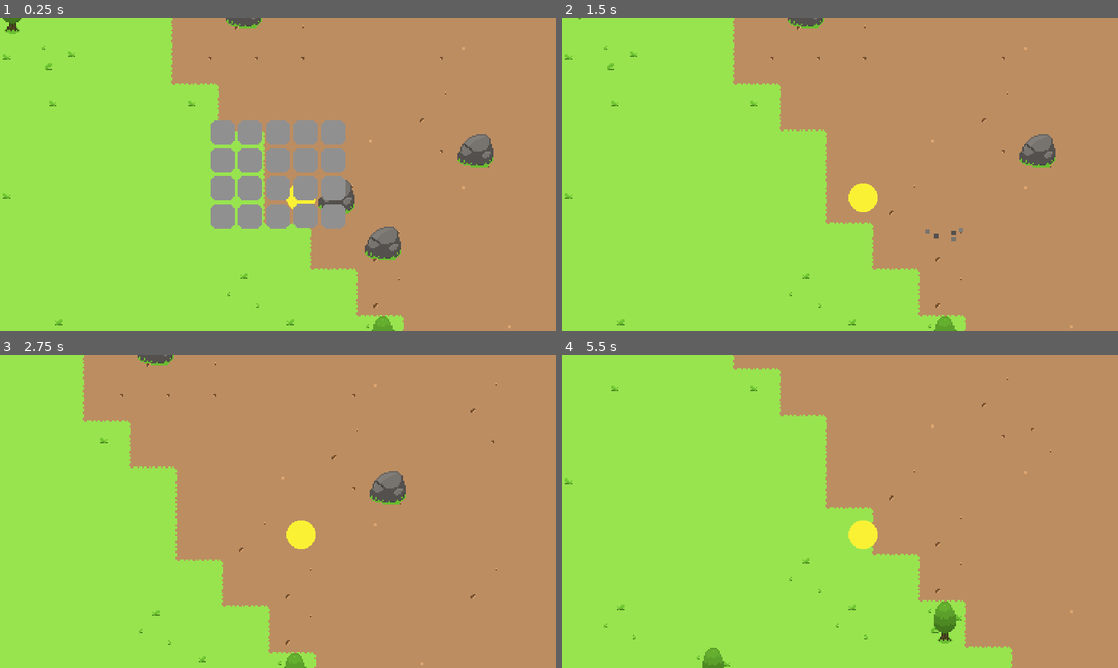
Above: before the commit, frames 1-4 (two rows, left to right).
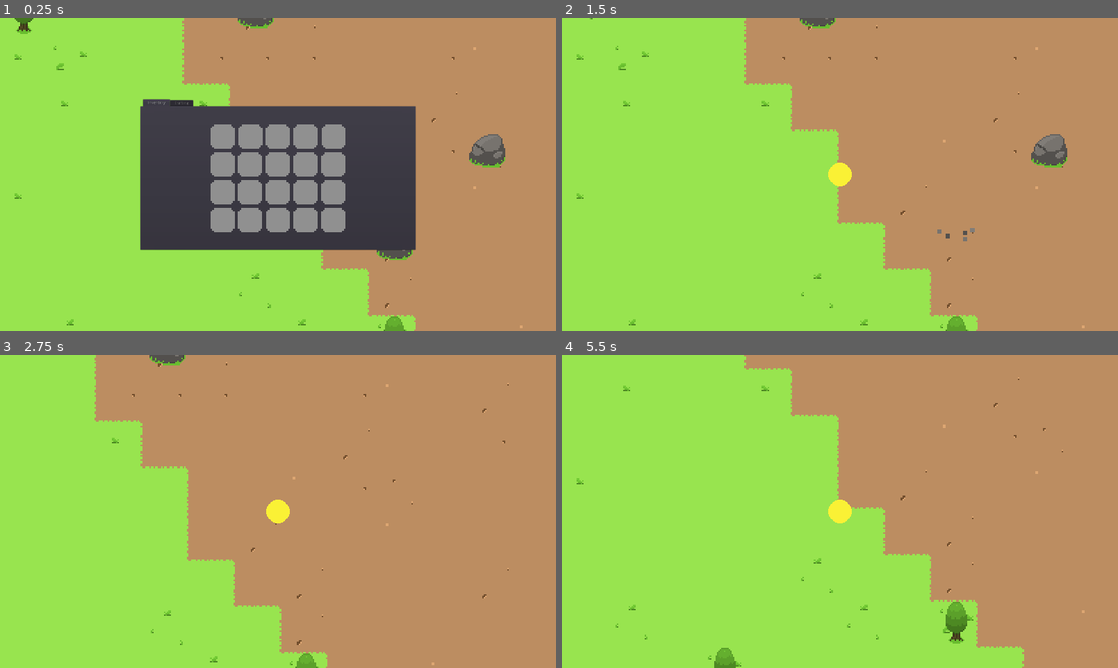
Above: after the commit, the same moments.

Repository: SkyMudder/Game
Game: Godot game, scene res://Main.tscn
Same seed, same stepped clock (60 frames per second), same inputs: the game is played once before the commit and once after it.
Inputs (mouse positions are in pixels of both pictures, inside the frame that each line leads up to):
- Up to frame 1 (0.25 s): no input
- Up to frame 2 (1.5 s): tap Enter at 0.5 s; drag from (895, 196) to (567, 24) at 0.52 s; tap Space at 1.25 s; drag from (945, 243) to (573, 27) at 1.27 s
- Up to frame 3 (2.75 s): tap Enter at 2 s; move the mouse to (472, 489) at 2.02 s; hold Right (ui_right) from 2.03 s (still down); hold Ctrl (ctrl) from 2.03 s (still down); click (472, 489) at 2.3 s
- Up to frame 4 (5.5 s): release Right (ui_right) at 2.75 s; release Ctrl (ctrl) at 2.75 s; drag from (812, 574) to (945, 489) at 2.77 s; tap Space at 3.5 s; move the mouse to (1006, 558) at 3.52 s; hold Left (ui_left) 3.53-4.25 s; hold Ctrl (ctrl) 3.53-4.25 s; click (1006, 558) at 3.8 s; drag from (673, 464) to (1012, 564) at 4.27 s; tap Enter at 5 s; move the mouse to (867, 511) at 5.02 s; hold Down (ui_down) from 5.03 s (still down); hold Ctrl (ctrl) from 5.03 s (still down); click (867, 511) at 5.3 s

The runs differ from the first frame. In frame 1, 21% of the frame differs, in the area x 0-94%, y 0-100%; in frame 2, 4.3%; in frame 3, 4.1%; in frame 4, 3.9%.

Commit message:
Added crafting System. It is currently not dynamic, meaning it only works with one Recipe. Multiple Recipes can be added but only that one will be crafted.

Diff:
--- a/Inventory/InventoryContainer.tscn
+++ b/Inventory/InventoryContainer.tscn
@@ -11,12 +11,14 @@
 }
 
 [node name="CenterContainer" type="CenterContainer" parent="."]
-anchor_right = 1.0
-anchor_bottom = 1.0
-margin_left = -1920.0
-margin_top = -1080.0
-margin_right = -1920.0
-margin_bottom = -1080.0
+anchor_left = 0.5
+anchor_top = 0.5
+anchor_right = 0.5
+anchor_bottom = 0.5
+margin_left = -960.0
+margin_top = -540.0
+margin_right = -320.0
+margin_bottom = -180.0
 rect_scale = Vector2( 3, 3 )
 __meta__ = {
 "_edit_use_anchors_": false
@@ -25,7 +27,7 @@
 [node name="InventoryDisplay" parent="CenterContainer" instance=ExtResource( 1 )]
 anchor_right = 0.0
 anchor_bottom = 0.0
-margin_left = 960.0
-margin_top = 540.0
-margin_right = 960.0
-margin_bottom = 540.0
+margin_left = 320.0
+margin_top = 180.0
+margin_right = 320.0
+margin_bottom = 180.0
--- a/Inventory/InventoryDisplay.tscn
+++ b/Inventory/InventoryDisplay.tscn
@@ -3,8 +3,14 @@
 [ext_resource path="res://Inventory/InventoryDisplay.gd" type="Script" id=2]
 
 [node name="InventoryDisplay" type="GridContainer"]
-anchor_right = 1.0
-anchor_bottom = 1.0
+anchor_left = 0.5
+anchor_top = 0.5
+anchor_right = 0.5
+anchor_bottom = 0.5
+margin_left = -960.0
+margin_top = -540.0
+margin_right = 960.0
+margin_bottom = 540.0
 custom_constants/vseparation = 0
 custom_constants/hseparation = 0
 columns = 5
--- a/Inventory/InventorySlotDisplay.gd
+++ b/Inventory/InventorySlotDisplay.gd
@@ -32,6 +32,7 @@
 			data.split = true
 			var dragPreview = TextureRect.new()
 			dragPreview.texture = item.texture
+			dragPreview.set_scale(Vector2(5, 5))
 			set_drag_preview(dragPreview)
 			return data
 	# For moving Items
@@ -44,6 +45,7 @@
 			data.previousAmount = item.amount
 			var dragPreview = TextureRect.new()
 			dragPreview.texture = item.texture
+			dragPreview.set_scale(Vector2(5, 5))
 			set_drag_preview(dragPreview)
 			return data
 		inventory.emit_signal("items_changed", [itemIndex])
--- a/Inventory/InventorySlotDisplay.tscn
+++ b/Inventory/InventorySlotDisplay.tscn
@@ -4,12 +4,10 @@
 [ext_resource path="res://Inventory/InventorySlotDisplay.gd" type="Script" id=2]
 
 [node name="InventorySlotDisplay" type="CenterContainer"]
+anchor_left = -0.004
 anchor_right = 1.0
 anchor_bottom = 1.0
-margin_left = -4.23804
-margin_top = -2.1189
-margin_right = -4.23804
-margin_bottom = -2.1189
+margin_left = 7.68
 size_flags_horizontal = 3
 size_flags_vertical = 3
 script = ExtResource( 2 )
@@ -18,11 +16,11 @@
 }
 
 [node name="TextureRect" type="TextureRect" parent="."]
-margin_left = 944.0
-margin_top = 524.0
-margin_right = 976.0
-margin_bottom = 556.0
-rect_min_size = Vector2( 32, 32 )
+margin_left = 912.0
+margin_top = 492.0
+margin_right = 1008.0
+margin_bottom = 588.0
+rect_min_size = Vector2( 96, 96 )
 texture = ExtResource( 1 )
 stretch_mode = 6
 __meta__ = {
@@ -30,11 +28,11 @@
 }
 
 [node name="ItemAmount" type="Label" parent="TextureRect"]
-margin_left = 19.0488
-margin_top = 24.2079
-margin_right = 43.0488
-margin_bottom = 38.2079
-rect_scale = Vector2( 0.5, 0.5 )
+margin_left = 51.5
+margin_top = 69.5
+margin_right = 75.5
+margin_bottom = 83.5
+rect_scale = Vector2( 1.5, 1.5 )
 custom_colors/font_outline_modulate = Color( 0, 0, 0, 1 )
 text = "100"
 __meta__ = {
--- /dev/null
+++ b/Items/Pickaxe.tres
@@ -0,0 +1,10 @@
+[gd_resource type="Resource" load_steps=3 format=2]
+
+[ext_resource path="res://Items/Item.gd" type="Script" id=1]
+[ext_resource path="res://Items/PickAxe.png" type="Texture" id=2]
+
+[resource]
+script = ExtResource( 1 )
+name = "Pickaxe"
+texture = ExtResource( 2 )
+amount = 1
--- a/Main.tscn
+++ b/Main.tscn
@@ -9,7 +9,8 @@
 [ext_resource path="res://TilesetResources/Dirt.png" type="Texture" id=7]
 [ext_resource path="res://TilesetResources/GrassTop.png" type="Texture" id=8]
 [ext_resource path="res://Mouse/MousePointer.tscn" type="PackedScene" id=9]
-[ext_resource path="res://Inventory/InventoryContainer.tscn" type="PackedScene" id=10]
+[ext_resource path="res://Inventory/InventoryDisplay.tscn" type="PackedScene" id=10]
+[ext_resource path="res://Recipes/CraftingContainer.tscn" type="PackedScene" id=11]
 
 [sub_resource type="TileSet" id=1]
 0/name = "Dirt.png 0"
@@ -255,7 +256,7 @@
 script = ExtResource( 2 )
 
 [node name="KinematicBody2D" type="KinematicBody2D" parent="."]
-position = Vector2( 8, 0 )
+collision_layer = 2
 script = ExtResource( 5 )
 __meta__ = {
 "_edit_group_": true
@@ -264,20 +265,74 @@
 [node name="InventoryWrapper" type="CanvasLayer" parent="KinematicBody2D"]
 layer = 128
 
-[node name="InventoryContainer" parent="KinematicBody2D/InventoryWrapper" instance=ExtResource( 10 )]
-
-[node name="Player" type="Sprite" parent="KinematicBody2D"]
-position = Vector2( 16, 16 )
-scale = Vector2( 0.625, 0.625 )
-texture = ExtResource( 4 )
+[node name="InventoryTabs" type="TabContainer" parent="KinematicBody2D/InventoryWrapper"]
+anchor_left = 0.5
+anchor_top = 0.5
+anchor_right = 0.5
+anchor_bottom = 0.5
+margin_left = -474.0
+margin_top = -259.0
+margin_right = 474.0
+margin_bottom = 259.0
+tab_align = 0
+__meta__ = {
+"_edit_use_anchors_": false
+}
+
+[node name="Inventory" type="Tabs" parent="KinematicBody2D/InventoryWrapper/InventoryTabs"]
+anchor_right = 1.0
+anchor_bottom = 1.0
+margin_left = 4.0
+margin_top = 32.0
+margin_right = -4.0
+margin_bottom = -4.0
+
+[node name="CenterContainer" type="CenterContainer" parent="KinematicBody2D/InventoryWrapper/InventoryTabs/Inventory"]
+anchor_left = 0.5
+anchor_top = 0.5
+anchor_right = 0.5
+anchor_bottom = 0.5
+margin_left = -470.0
+margin_top = -241.0
+margin_right = 470.0
+margin_bottom = 241.0
+__meta__ = {
+"_edit_use_anchors_": false
+}
+
+[node name="InventoryDisplay" parent="KinematicBody2D/InventoryWrapper/InventoryTabs/Inventory/CenterContainer" instance=ExtResource( 10 )]
+anchor_left = 0.0
+anchor_top = 0.0
+anchor_right = 0.0
+anchor_bottom = 0.0
+margin_left = 470.0
+margin_top = 241.0
+margin_right = 470.0
+margin_bottom = 241.0
+
+[node name="Crafting" type="Tabs" parent="KinematicBody2D/InventoryWrapper/InventoryTabs"]
+visible = false
+anchor_right = 1.0
+anchor_bottom = 1.0
+margin_left = 4.0
+margin_top = 32.0
+margin_right = -4.0
+margin_bottom = -4.0
+
+[node name="CraftingList" parent="KinematicBody2D/InventoryWrapper/InventoryTabs/Crafting" instance=ExtResource( 11 )]
+margin_right = 452.0
+margin_bottom = 471.0
 
 [node name="Camera2D" type="Camera2D" parent="KinematicBody2D"]
 current = true
 zoom = Vector2( 0.2, 0.2 )
-limit_smoothed = true
+
+[node name="Sprite" type="Sprite" parent="KinematicBody2D"]
+position = Vector2( 7.15256e-07, 4.76837e-07 )
+scale = Vector2( 0.5, 0.5 )
+texture = ExtResource( 4 )
 
 [node name="CollisionShape2D" type="CollisionShape2D" parent="KinematicBody2D"]
-position = Vector2( 16, 16 )
 shape = SubResource( 4 )
 
 [node name="Nature" type="TileMap" parent="."]
@@ -287,6 +342,5 @@
 script = ExtResource( 2 )
 
 [node name="MousePointer" parent="." instance=ExtResource( 9 )]
-position = Vector2( 16, 16 )
 
 [connection signal="on_player_moved" from="KinematicBody2D" to="." method="_on_KinematicBody2D_on_player_moved"]
--- /dev/null
+++ b/Recipes/CraftingContainer.gd
@@ -0,0 +1,19 @@
+extends HBoxContainer
+
+
+onready var inventory = preload("res://Inventory/Inventory.tres")
+
+onready var recipes = $Recipes
+onready var RecipeContainer = preload("res://Recipes/RecipeContainer.tscn")
+
+func _ready():
+	var recipeContainer = RecipeContainer.instance()
+	recipes.add_child(recipeContainer)
+	var recipeContainerr = RecipeContainer.instance()
+	recipes.add_child(recipeContainerr)
+	var recipeContainerrr = RecipeContainer.instance()
+	recipes.add_child(recipeContainerrr)
+
+
+func _on_CraftButton_pressed():
+	inventory.add(recipes.get_child(0).item.product)
--- /dev/null
+++ b/Recipes/CraftingContainer.tscn
@@ -0,0 +1,36 @@
+[gd_scene load_steps=3 format=2]
+
+[ext_resource path="res://Recipes/CraftingContainer.gd" type="Script" id=2]
+[ext_resource path="res://Items/PickAxe.png" type="Texture" id=3]
+
+[node name="CraftingContainer" type="HBoxContainer"]
+margin_right = 1920.0
+margin_bottom = 136.0
+script = ExtResource( 2 )
+__meta__ = {
+"_edit_use_anchors_": false
+}
+
+[node name="Recipes" type="VBoxContainer" parent="."]
+margin_bottom = 300.0
+
+[node name="VBoxContainer" type="VBoxContainer" parent="."]
+margin_left = 4.0
+margin_right = 260.0
+margin_bottom = 300.0
+
+[node name="ItemTexture" type="TextureRect" parent="VBoxContainer"]
+margin_right = 256.0
+margin_bottom = 256.0
+rect_min_size = Vector2( 256, 256 )
+texture = ExtResource( 3 )
+stretch_mode = 5
+
+[node name="CraftButton" type="Button" parent="VBoxContainer"]
+margin_top = 260.0
+margin_right = 256.0
+margin_bottom = 300.0
+rect_min_size = Vector2( 256, 40 )
+text = "CRAFT"
+
+[connection signal="pressed" from="VBoxContainer/CraftButton" to="." method="_on_CraftButton_pressed"]
--- /dev/null
+++ b/Recipes/Pickaxe.tres
@@ -0,0 +1,13 @@
+[gd_resource type="Resource" load_steps=5 format=2]
+
+[ext_resource path="res://Recipes/Recipe.gd" type="Script" id=1]
+[ext_resource path="res://Items/Pickaxe.tres" type="Resource" id=2]
+[ext_resource path="res://Items/Wood.tres" type="Resource" id=3]
+[ext_resource path="res://Items/Stone.tres" type="Resource" id=4]
+
+[resource]
+script = ExtResource( 1 )
+product = ExtResource( 2 )
+description = "A Pickaxe is primarily used for mining Stone and other Minerals"
+ingredients = [ ExtResource( 3 ), ExtResource( 4 ) ]
+ingredientAmounts = [ 2, 3 ]
--- /dev/null
+++ b/Recipes/Recipe.gd
@@ -0,0 +1,8 @@
+extends Resource
+class_name Recipe
+
+export(Resource) var product
+export(String) var description
+
+export(Array, Resource) var ingredients = []
+export(Array, int) var ingredientAmounts = []
--- /dev/null
+++ b/Recipes/RecipeContainer.gd
@@ -0,0 +1,56 @@
+extends HBoxContainer
+
+
+onready var selected = $Selected
+onready var itemTexture = $ItemTexture
+
+onready var ingredientTextures = get_node("IngredientsAmount/Ingredients")
+onready var ingredientNames = get_node("IngredientsAmount/IngredientNames")
+onready var ingredientAmounts = get_node("IngredientsAmount/Amount")
+
+onready var description = get_node("IngredientsAmount/Description/Description")
+
+onready var item = preload("res://Recipes/Pickaxe.tres")
+
+var currentlyActive = false
+
+func _ready():
+	setTextures()
+	setNames()
+	setAmounts()
+	setDescription()
+
+func setTextures():
+	if item.product != null:
+		itemTexture.texture = item.product.texture
+	for x in range(item.ingredients.size()):
+		if item.ingredients[x] != null:
+			ingredientTextures.get_child(x).texture = item.ingredients[x].texture
+		else:
+			ingredientTextures.get_child(x).texture = null
+
+func setNames():
+	for x in range(item.ingredients.size()):
+		if item.ingredients[x] != null:
+			ingredientNames.get_child(x).name = item.ingredients[x].name
+		else:
+			ingredientNames.get_child(x).name = ""
+
+func setAmounts():
+	for x in range(item.ingredientAmounts.size()):
+		if item.ingredients[x] != null:
+			ingredientAmounts.get_child(x).text = str(item.ingredientAmounts[x])
+		else:
+			ingredientAmounts.get_child(x).text = null
+
+func setDescription():
+	description.text = item.description
+
+func _on_HBoxContainer_gui_input(_event):
+	if Input.is_action_just_pressed("mouse_left"):
+		if(currentlyActive):
+			selected.hide()
+			currentlyActive = false
+		else:
+			selected.show()
+			currentlyActive = true
--- /dev/null
+++ b/Recipes/RecipeContainer.tscn
@@ -0,0 +1,125 @@
+[gd_scene load_steps=5 format=2]
+
+[ext_resource path="res://Items/Stone.png" type="Texture" id=2]
+[ext_resource path="res://Items/PickAxe.png" type="Texture" id=3]
+[ext_resource path="res://Recipes/RecipeContainer.gd" type="Script" id=4]
+[ext_resource path="res://UIElements/Selected64x16.png" type="Texture" id=5]
+
+[node name="RecipeContainer" type="HBoxContainer"]
+margin_right = 604.0
+margin_bottom = 131.0
+rect_min_size = Vector2( 512, 128 )
+script = ExtResource( 4 )
+__meta__ = {
+"_edit_use_anchors_": false
+}
+
+[node name="ItemTexture" type="TextureRect" parent="."]
+margin_right = 128.0
+margin_bottom = 131.0
+rect_min_size = Vector2( 128, 128 )
+texture = ExtResource( 3 )
+stretch_mode = 5
+
+[node name="IngredientsAmount" type="HBoxContainer" parent="."]
+margin_left = 132.0
+margin_right = 607.0
+margin_bottom = 131.0
+
+[node name="Ingredients" type="VBoxContainer" parent="IngredientsAmount"]
+margin_right = 41.0
+margin_bottom = 131.0
+
+[node name="Ingredient1Texture" type="TextureRect" parent="IngredientsAmount/Ingredients"]
+margin_right = 41.0
+margin_bottom = 41.0
+rect_min_size = Vector2( 41, 41 )
+texture = ExtResource( 2 )
+stretch_mode = 6
+
+[node name="Ingredient2Texture" type="TextureRect" parent="IngredientsAmount/Ingredients"]
+margin_top = 45.0
+margin_right = 41.0
+margin_bottom = 86.0
+rect_min_size = Vector2( 41, 41 )
+stretch_mode = 6
+
+[node name="Ingredient3Texture" type="TextureRect" parent="IngredientsAmount/Ingredients"]
+margin_top = 90.0
+margin_right = 41.0
+margin_bottom = 131.0
+rect_min_size = Vector2( 41, 41 )
+stretch_mode = 6
+
+[node name="IngredientNames" type="VBoxContainer" parent="IngredientsAmount"]
+margin_left = 45.0
+margin_right = 86.0
+margin_bottom = 131.0
+
+[node name="Ingredient1Name" type="Label" parent="IngredientsAmount/IngredientNames"]
+margin_right = 41.0
+margin_bottom = 41.0
+rect_min_size = Vector2( 41, 41 )
+text = "Wood"
+valign = 1
+
+[node name="Ingredient2Name" type="Label" parent="IngredientsAmount/IngredientNames"]
+margin_top = 45.0
+margin_right = 41.0
+margin_bottom = 86.0
+rect_min_size = Vector2( 41, 41 )
+valign = 1
+
+[node name="Ingredient3Name" type="Label" parent="IngredientsAmount/IngredientNames"]
+margin_top = 90.0
+margin_right = 41.0
+margin_bottom = 131.0
+rect_min_size = Vector2( 41, 41 )
+valign = 1
+
+[node name="Amount" type="VBoxContainer" parent="IngredientsAmount"]
+margin_left = 90.0
+margin_right = 131.0
+margin_bottom = 131.0
+
+[node name="Amount1" type="Label" parent="IngredientsAmount/Amount"]
+margin_right = 41.0
+margin_bottom = 41.0
+rect_min_size = Vector2( 41, 41 )
+text = "3"
+valign = 1
+
+[node name="Amount2" type="Label" parent="IngredientsAmount/Amount"]
+margin_top = 45.0
+margin_right = 41.0
+margin_bottom = 86.0
+rect_min_size = Vector2( 41, 41 )
+valign = 1
+
+[node name="Amount3" type="Label" parent="IngredientsAmount/Amount"]
+margin_top = 90.0
+margin_right = 41.0
+margin_bottom = 131.0
+rect_min_size = Vector2( 41, 41 )
+valign = 1
+
+[node name="Description" type="VBoxContainer" parent="IngredientsAmount"]
+margin_left = 135.0
+margin_right = 475.0
+margin_bottom = 131.0
+
+[node name="Description" type="Label" parent="IngredientsAmount/Description"]
+margin_right = 340.0
+margin_bottom = 128.0
+rect_min_size = Vector2( 340, 128 )
+text = "A Pickaxe is used to mine Stone and other Minerals"
+valign = 1
+autowrap = true
+
+[node name="Selected" type="Sprite" parent="."]
+visible = false
+position = Vector2( 304, 64 )
+scale = Vector2( 9.625, 8.5 )
+texture = ExtResource( 5 )
+
+[connection signal="gui_input" from="." to="." method="_on_HBoxContainer_gui_input"]
--- a/Scripts/GameManager.gd
+++ b/Scripts/GameManager.gd
@@ -4,8 +4,7 @@
 onready var player = get_node("KinematicBody2D")
 onready var tileMapGrass = get_node("Grass")
 onready var mousePointer = preload("res://Sprites/MousePointer.png")
-onready var inventoryWrapper = get_node("KinematicBody2D/InventoryWrapper")
-onready var inventory = get_node("KinematicBody2D/InventoryWrapper/InventoryContainer")
+onready var inventory = get_node("KinematicBody2D/InventoryWrapper/InventoryTabs")
 
 var root = WorldVariables.getRoot()
 
@@ -38,3 +37,7 @@
 	for x in WorldVariables.getGeneratedChunks():
 		if player.isFarFromChunk(x):
 			tileMapGrass.removeChunk(x)
+
+
+func _on_InventoryTabs_renamed():
+	pass # Replace with function body.
--- a/project.godot
+++ b/project.godot
@@ -18,10 +18,16 @@
 "class": "Item",
 "language": "GDScript",
 "path": "res://Items/Item.gd"
+}, {
+"base": "Resource",
+"class": "Recipe",
+"language": "GDScript",
+"path": "res://Recipes/Recipe.gd"
 } ]
 _global_script_class_icons={
 "Inventory": "",
-"Item": ""
+"Item": "",
+"Recipe": ""
 }
 
 [application]
Binary file added: Items/PickAxe.png
Not shown, added: Items/PickAxe.png.import
Not shown: 1 places in Main.tscn that only renumber resources
Binary file added: UIElements/Selected64x16.png
Not shown, added: UIElements/Selected64x16.png.import
